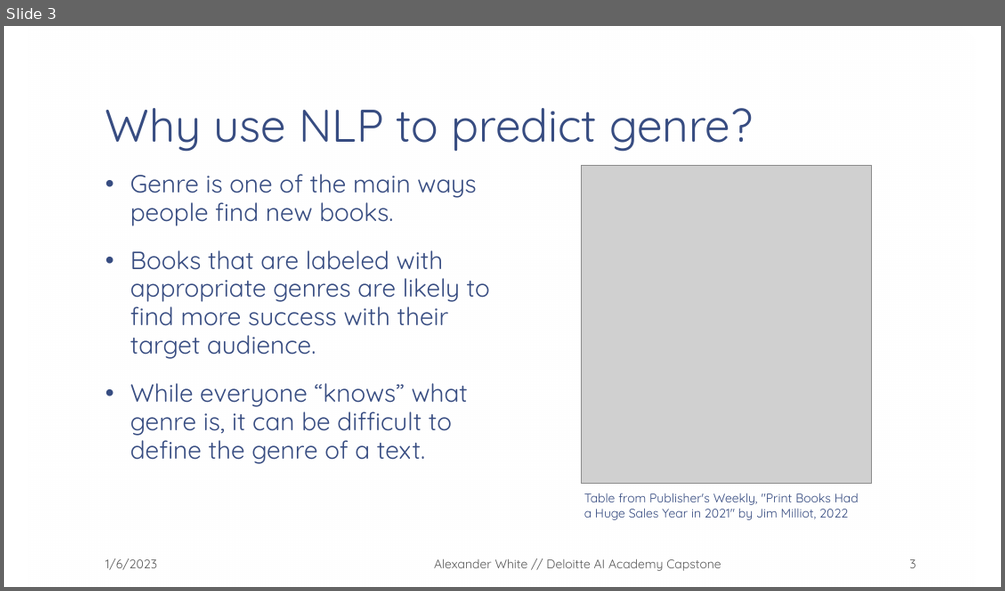
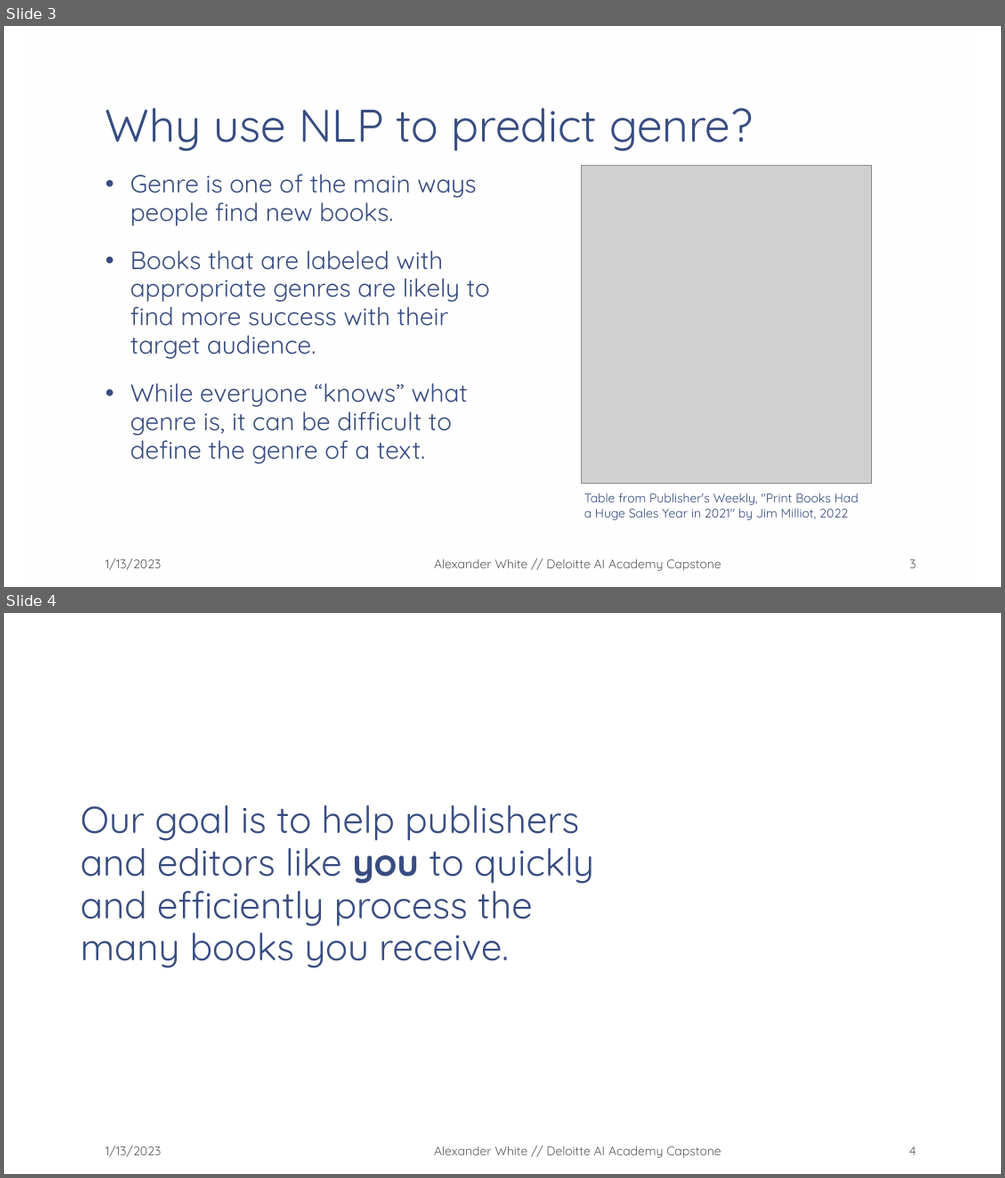
Before and after one commit to SolivagantAI/AI-Academy-Capstone, a slide deck: Presentations/Machine Learning in the Milieu.pptx. Shown one above the other, each under a label of ours: slide 3 before the commit, slides 3 and 4 after it. The pictures are 1005x591 and 1005x1178 pixels, drawn with LibreOffice and Linux fonts; fonts in the diff are those of the drawing; grey boxes stand for pictures; background and template pictures are left out. Boxes give left, top, right and bottom in pixels: in the first picture for what was removed or moved away, otherwise in the second. Text is boxed around its words. In the diff, an @@ line names an element or a change of style, - is before the commit and + after.

```diff
--- a/Presentations/Machine Learning in the Milieu.pptx
+++ b/Presentations/Machine Learning in the Milieu.pptx
@@ slide 4 added at <box>4,613,1001,1174</box>, background picture (left out) @@
@@ text added at <box>81,805,594,968</box>, 36 pt, text #374C81 @@
+Our goal is to help publishers and editors like you to quickly and efficiently process the many books you receive.
@@ text added at <box>105,1145,162,1157</box>, 12 pt, text #595959 @@
+1/13/2023
@@ text added at <box>434,1146,720,1158</box>, 12 pt, text #595959 @@
+Alexander White // Deloitte AI Academy Capstone
@@ page number added at <box>909,1146,916,1155</box>, 12 pt, text #595959 @@
+4
@@ slide 3 changed as well @@
@@ text at <box>105,558,162,570</box>: text changed @@
-1/6/2023
+1/13/2023
```
Also in this commit, not shown: 6 other slides changed, 5 other slides added, 1 slide removed, 1 other file.
